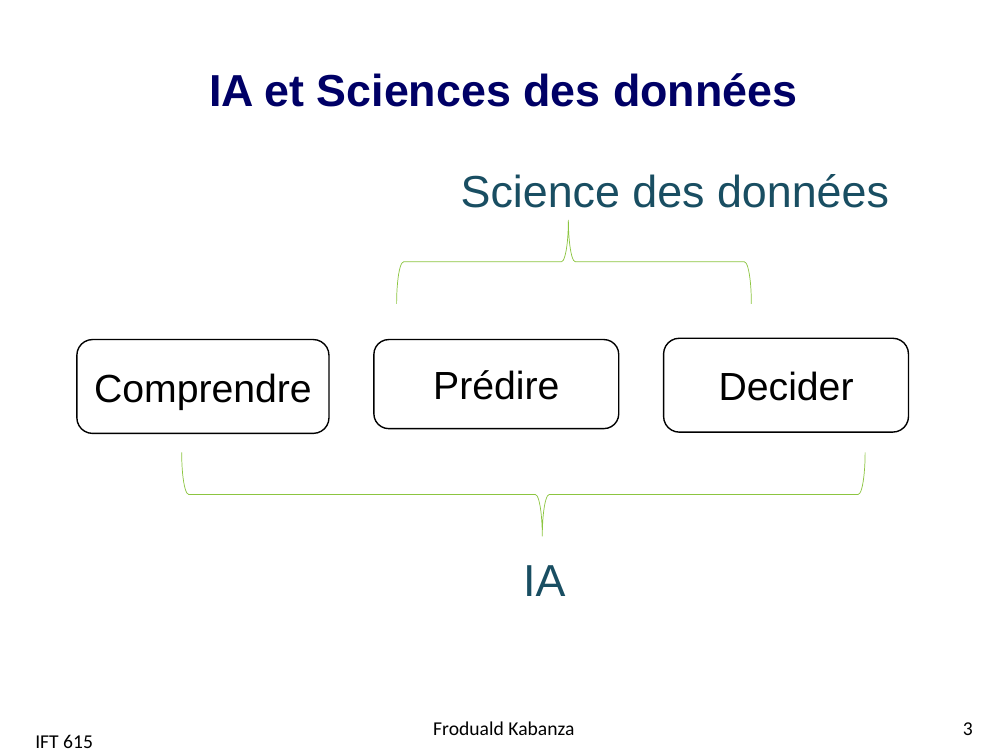
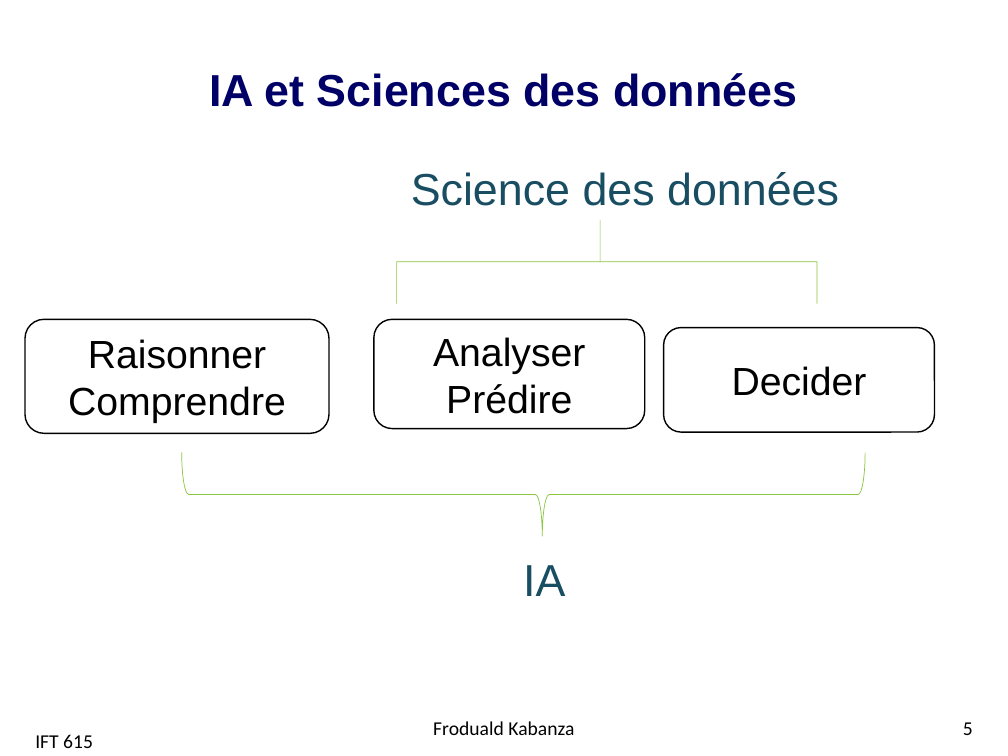
Before and after one commit to djeffkanda/djeffkanda.github.io, a slide deck: slide 5 of ift/assets/slides/ift615-01-Intro.pptx (slide 3 before the commit). Drawn at 1008x756 pixels with LibreOffice and Linux fonts; fonts in the diff are those of the drawing; background and template pictures are left out. Boxes give left, top, right and bottom in pixels: in the first picture for what was removed or moved away, otherwise in the second. Text is boxed around its words. In the diff, an @@ line names an element or a change of style, - is before the commit and + after.

```diff
--- a/ift/assets/slides/ift615-01-Intro.pptx
+++ b/ift/assets/slides/ift615-01-Intro.pptx
@@ text "Science des données": place and size @@
-text "Science des données" at <box>461,174,889,208</box>
+text "Science des données" at <box>411,172,839,206</box>
@@ left brace: place and size @@
-left brace at <box>397,220,751,304</box>
+left brace at <box>396,220,816,303</box>
@@ left brace at <box>396,220,816,303</box>: proportions changed @@
@@ rounded rectangle "Raisonner": place and size @@
-rounded rectangle "Raisonner" at <box>77,340,329,433</box>
+rounded rectangle "Raisonner" at <box>25,320,330,433</box>
@@ rounded rectangle "Analyser": place and size @@
-rounded rectangle "Analyser" at <box>374,340,619,428</box>
+rounded rectangle "Analyser" at <box>374,320,645,428</box>
@@ rounded rectangle "Decider": place and size @@
-rounded rectangle "Decider" at <box>663,339,908,432</box>
+rounded rectangle "Decider" at <box>663,328,934,432</box>
@@ text in rounded rectangle at <box>88,339,266,369</box>: paragraph added @@
+Raisonner
@@ text in rounded rectangle at <box>433,337,585,374</box>: paragraph added @@
+Analyser
@@ page number at <box>963,722,973,735</box>: text changed @@
-3
+5
```
Also in this commit, not shown: 3 other slides changed, 1 slide removed, 9 other files.
